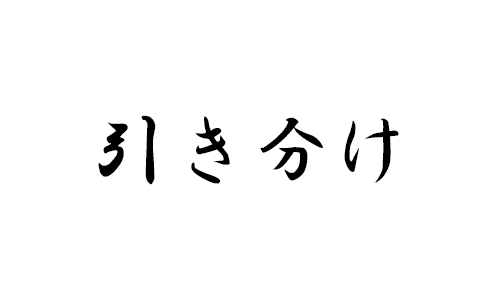
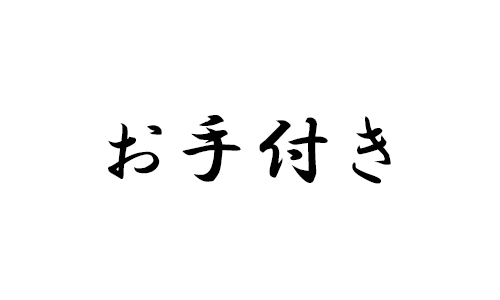
Layers edited between the first and the second 500x300 image:
added layer "お手付き" above "引き分け" over (108, 115, 391, 184)
renamed "敗北" to "引き分け", hid it over (98, 115, 399, 185)
